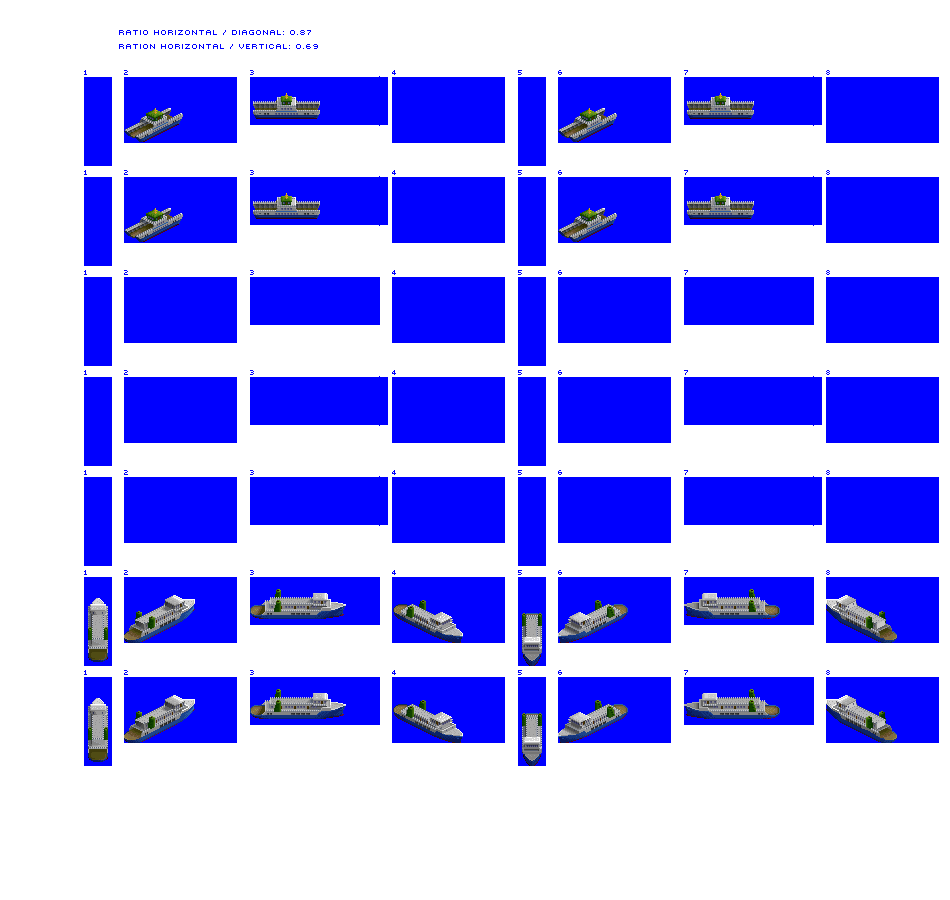
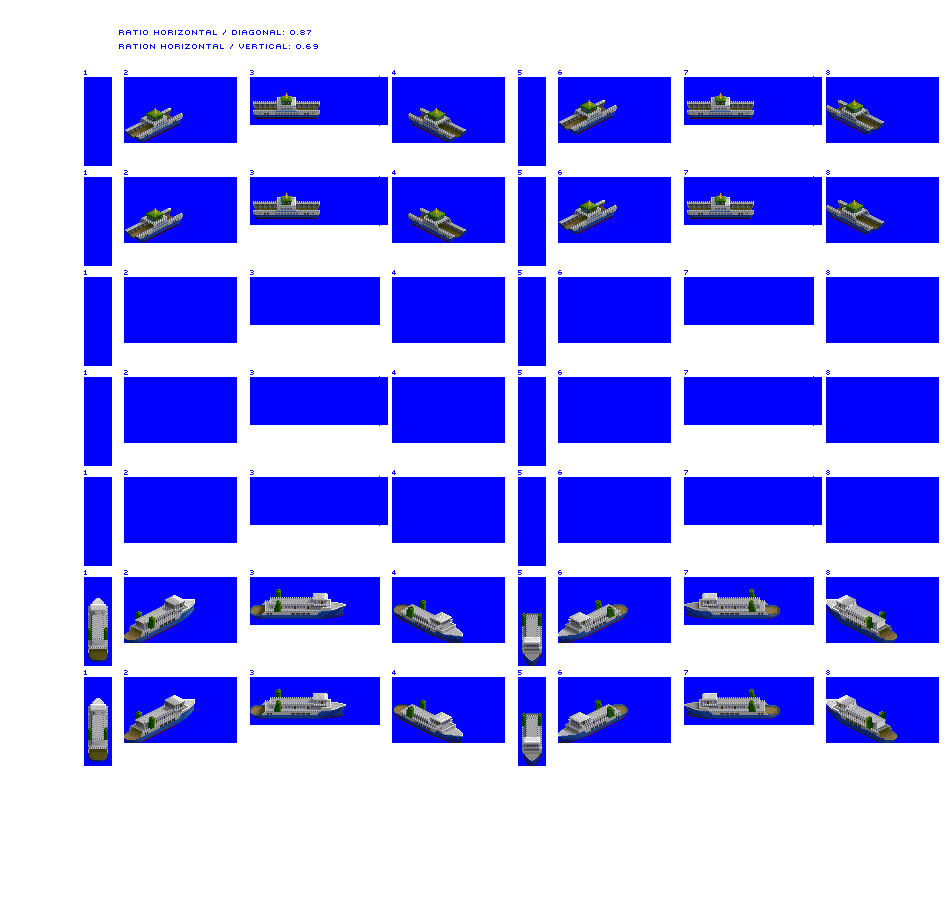
Revision of a layered 950 × 900 image; what changed, layer by layer:
renamed "Layer 1" to "Layer 2", painted on it over 408, 100, 885, 242
